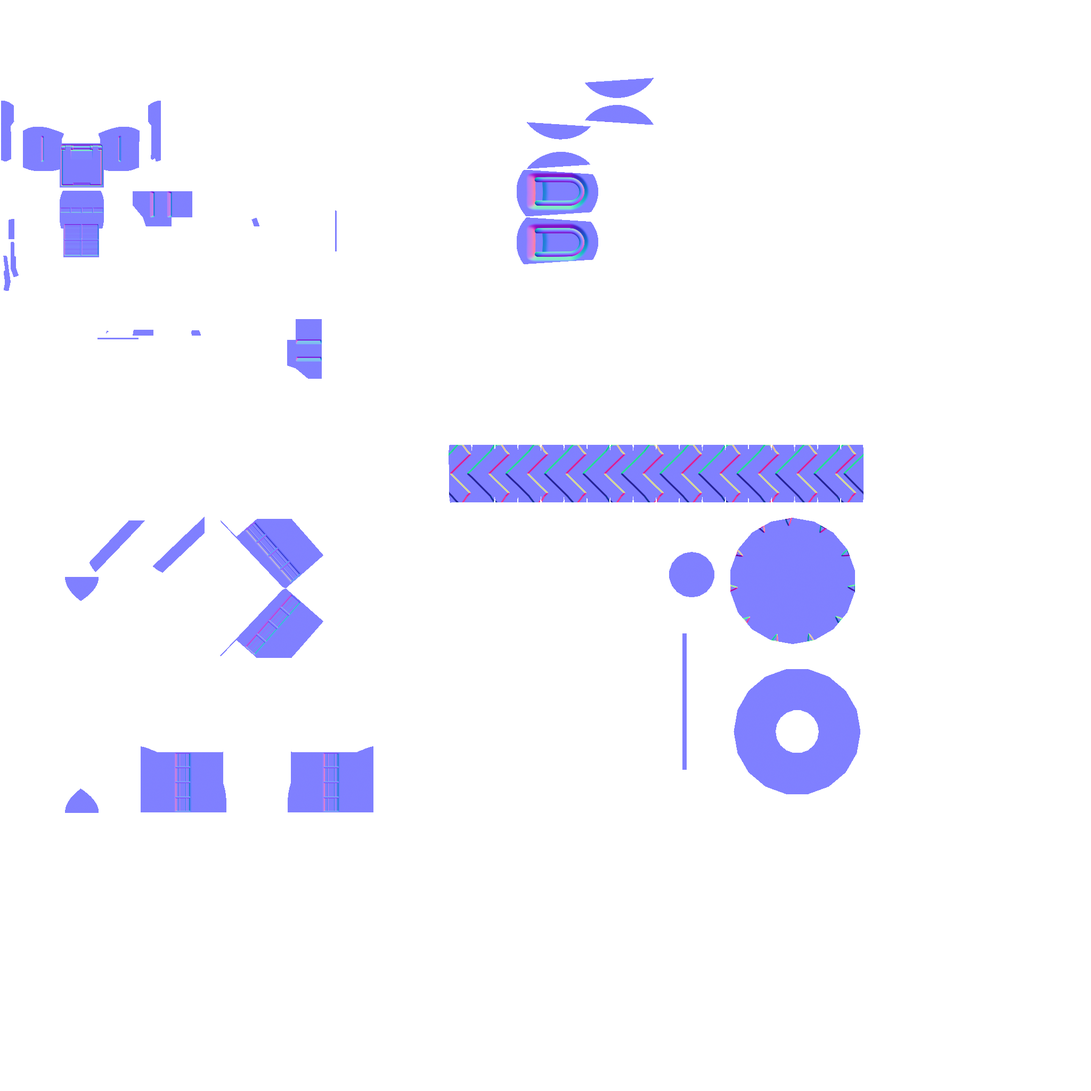
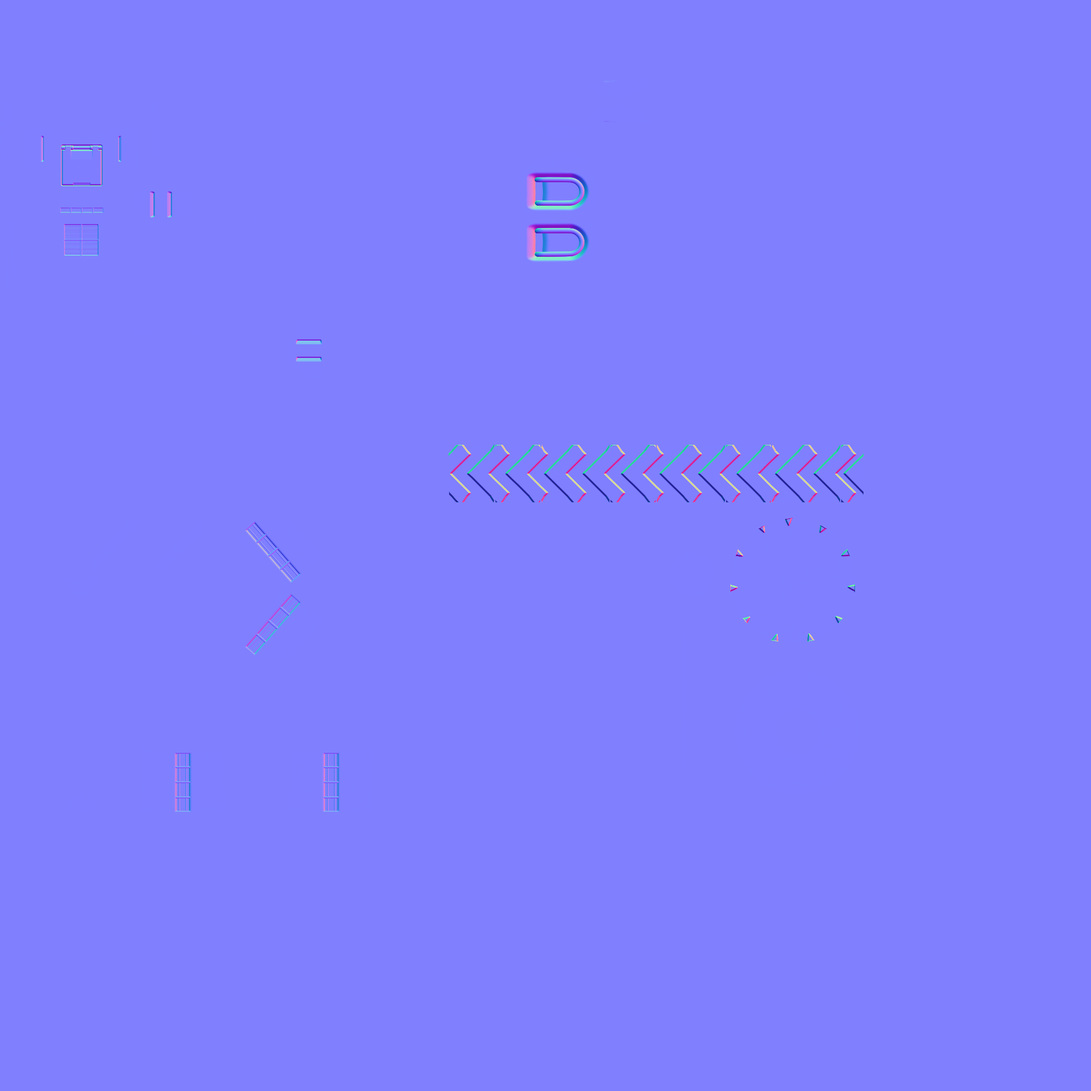
Revision of a layered 1091×1091 image; what changed, layer by layer:
painted on "Layer 1" over left=0, top=0, right=1091, bottom=1091
